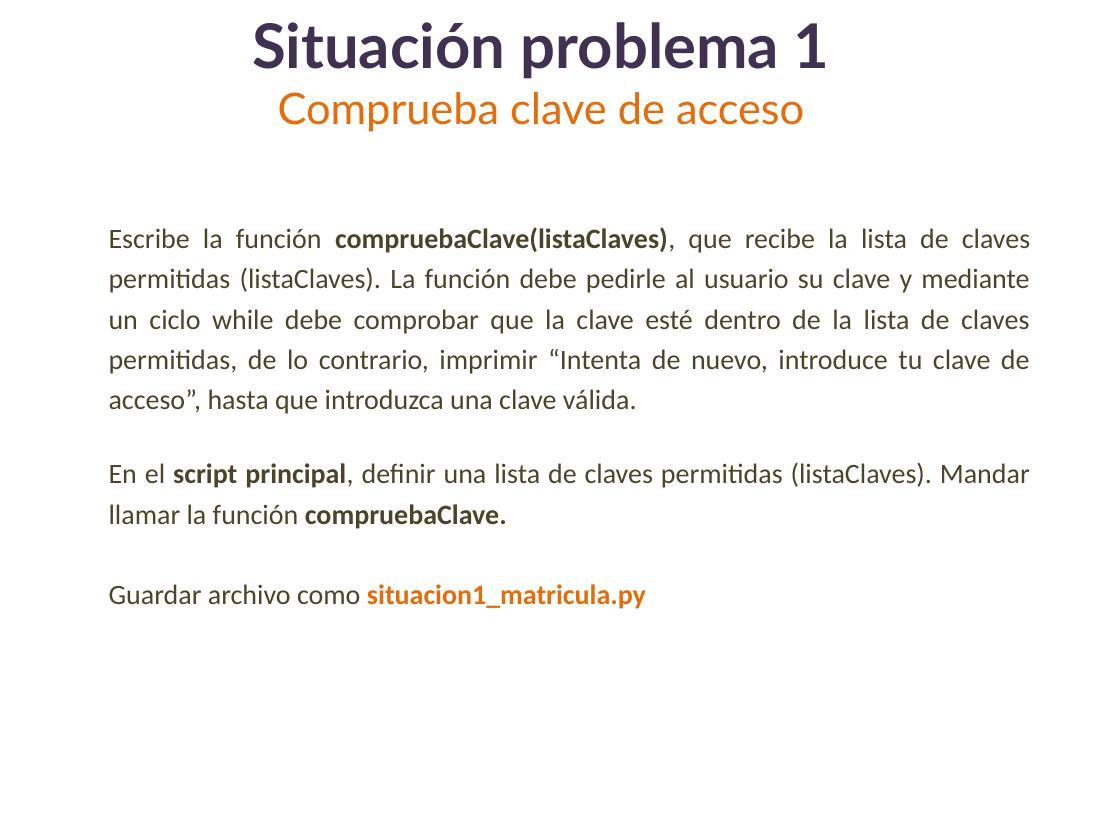
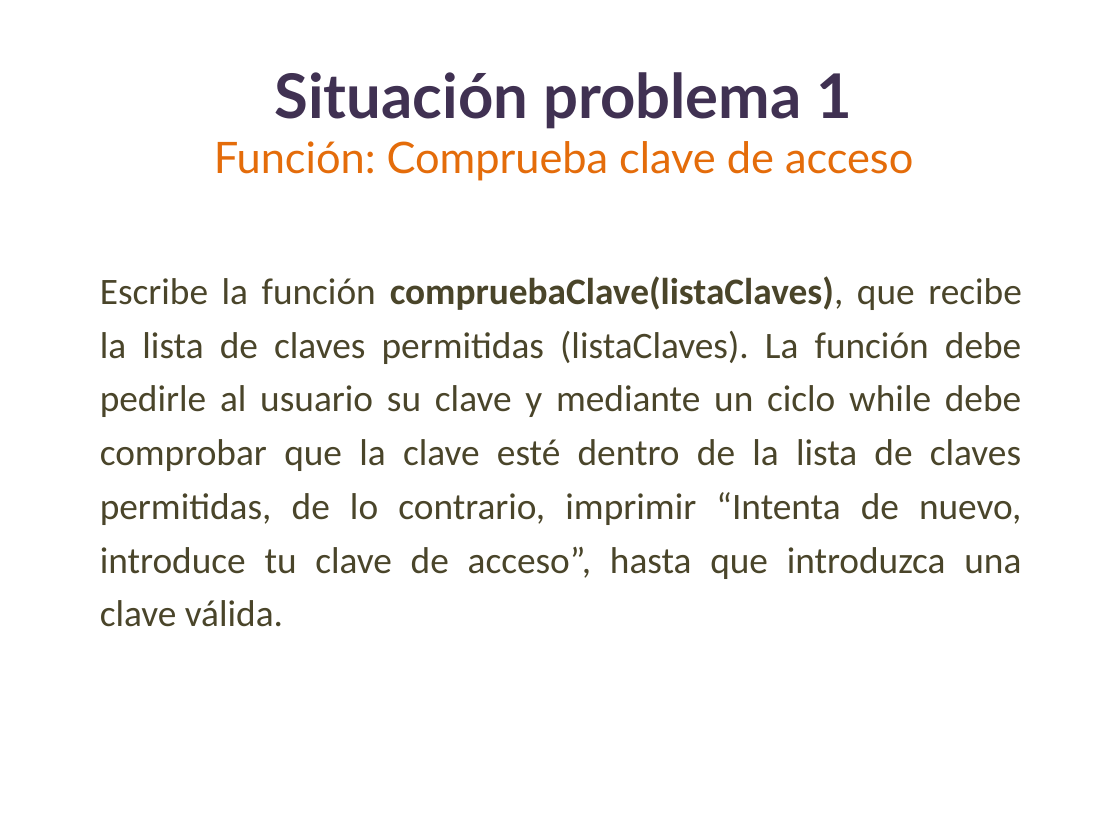
Before and after one commit to lizetheP/PensamientoC, a slide deck: slide 4 of Calendario2019/Presentaciones/Semana3/SITUACION1_Ciclos.pptx (slide 5 before the commit). Drawn at 1120x840 pixels with LibreOffice and Linux fonts; fonts in the diff are those of the drawing. Boxes give left, top, right and bottom in pixels: in the first picture for what was removed or moved away, otherwise in the second. Text is boxed around its words. In the diff, an @@ line names an element or a change of style, - is before the commit and + after.

```diff
--- a/Calendario2019/Presentaciones/Semana3/SITUACION1_Ciclos.pptx
+++ b/Calendario2019/Presentaciones/Semana3/SITUACION1_Ciclos.pptx
@@ title at (214, 72, 913, 181): text changed @@
-Situación problema 1
-Comprueba clave de acceso
+Situación problema 1
+Función: Comprueba clave de acceso
@@ text "Escribe la función compruebaClave(listaClaves), que ...": place and size @@
-text "Escribe la función compruebaClave(listaClaves), que ..." at (109, 227, 1030, 609)
+text "Escribe la función compruebaClave(listaClaves), que ..." at (100, 276, 1022, 627)
@@ text "Escribe la función compruebaClave(listaClaves), que ..." at (100, 276, 1022, 627): size 18 to 24 pt @@
@@ text at (109, 462, 1030, 609): paragraphs removed @@
-  En el script principal, definir una lista de claves permitidas (listaClaves). Mandar llamar la función compruebaClave.
-  Guardar archivo como situacion1_matricula.py
```
Also in this commit, not shown: 3 other slides changed, 4 slides added, 14 slides removed, 6 other files.
